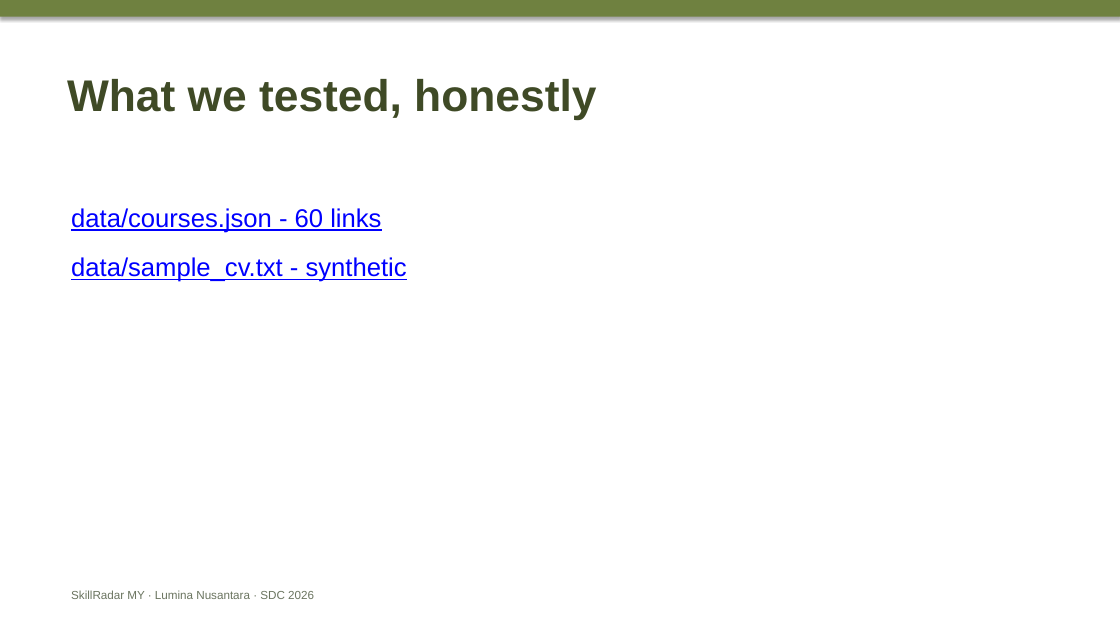
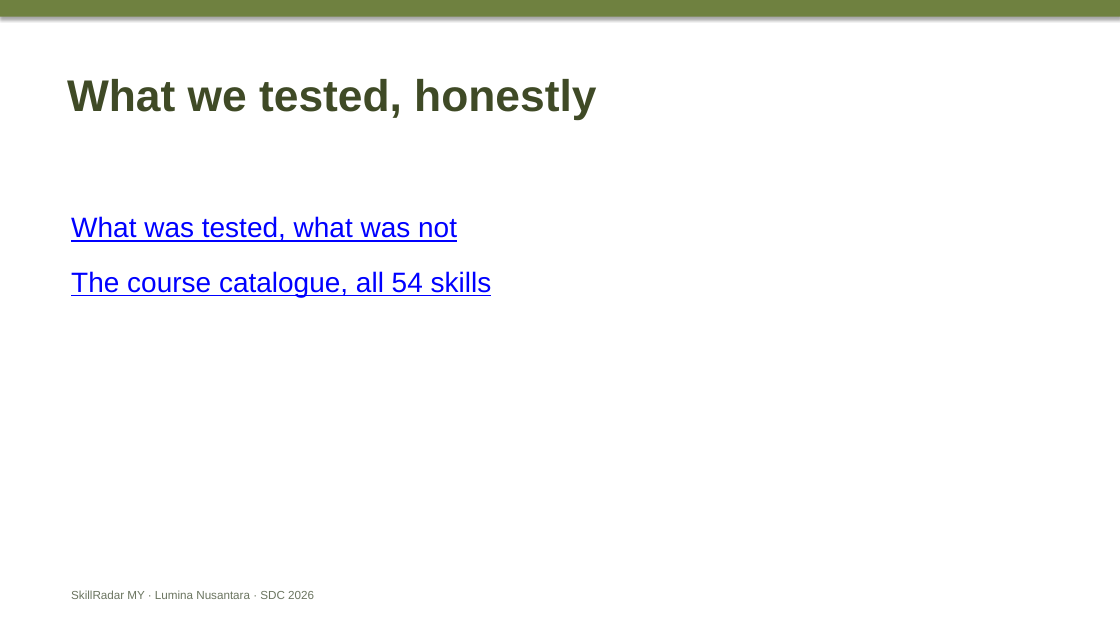
Before and after one commit to douyinlin/sdc2026-lumina-nusantara, a slide deck: slide 6 of team/CUE_DECK_4min10_to_6min.pptx. Drawn at 1120x630 pixels with LibreOffice and Linux fonts; fonts in the diff are those of the drawing. Boxes give left, top, right and bottom in pixels: in the first picture for what was removed or moved away, otherwise in the second. Text is boxed around its words. In the diff, an @@ line names an element or a change of style, - is before the commit and + after.

Commit message:
docs: add readable data, tech and validation pages and point the cue deck at them

```diff
--- a/team/CUE_DECK_4min10_to_6min.pptx
+++ b/team/CUE_DECK_4min10_to_6min.pptx
@@ text at <box>71,216,492,297</box>: text changed; size 22 to 24 pt @@
-data/courses.json - 60 links
-data/sample_cv.txt - synthetic
+What was tested, what was not
+The course catalogue, all 54 skills
```
Also in this commit, not shown: 6 other slides changed, 4 other files.
